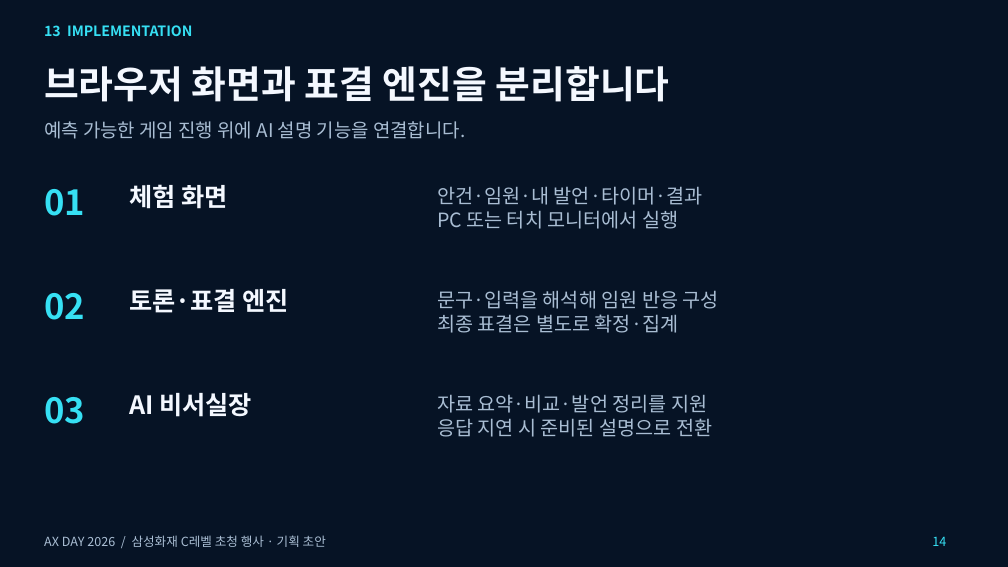
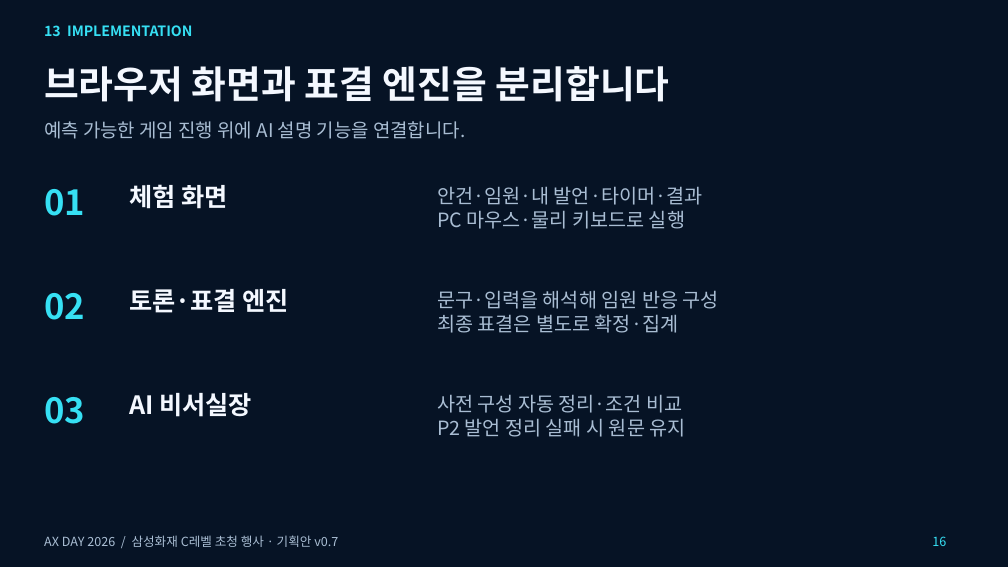
Before and after one commit to hyuny0219/axday_agent, a slide deck: slide 16 of docs/reference/AX_Day_2026_Boardroom_Proposal.pptx (slide 14 before the commit). Drawn at 1008x567 pixels with LibreOffice and Linux fonts; fonts in the diff are those of the drawing. Boxes give left, top, right and bottom in pixels: in the first picture for what was removed or moved away, otherwise in the second. Text is boxed around its words. In the diff, an @@ line names an element or a change of style, - is before the commit and + after.

```diff
--- a/docs/reference/AX_Day_2026_Boardroom_Proposal.pptx
+++ b/docs/reference/AX_Day_2026_Boardroom_Proposal.pptx
@@ text at box(437, 210, 685, 229): text changed @@
-PC 또는 터치 모니터에서 실행
+PC 마우스·물리 키보드로 실행
@@ text at box(437, 394, 686, 437): text changed @@
-자료 요약·비교·발언 정리를 지원
-응답 지연 시 준비된 설명으로 전환
+사전 구성 자동 정리·조건 비교
+P2 발언 정리 실패 시 원문 유지
@@ text at box(44, 535, 338, 547): text changed @@
-AX DAY 2026 / 삼성화재 C레벨 초청 행사 · 기획 초안
+AX DAY 2026 / 삼성화재 C레벨 초청 행사 · 기획안 v0.7
@@ text at box(932, 536, 946, 546): text changed @@
-14
+16
```
Also in this commit, not shown: 15 other slides changed, 2 slides added, 13 other files.
